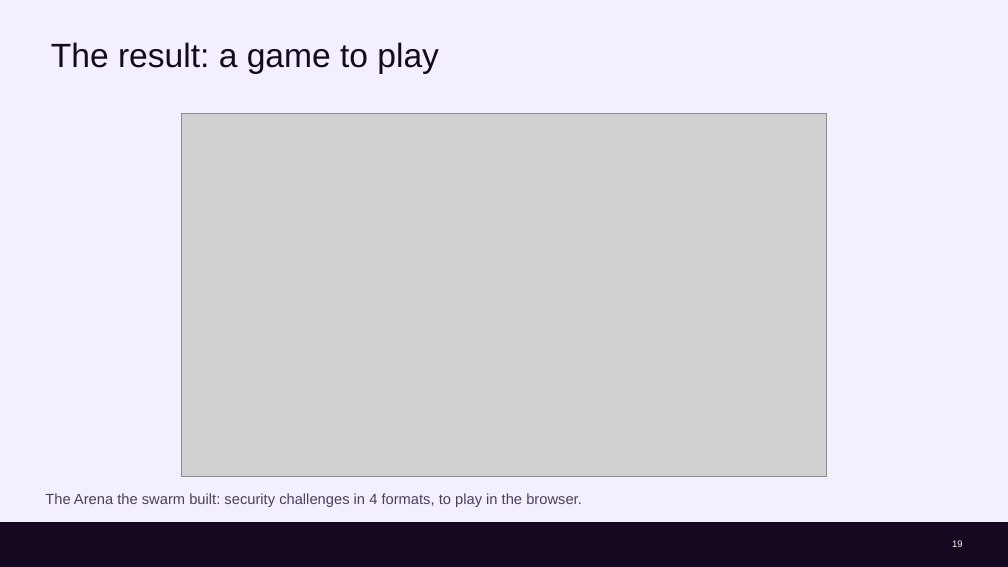
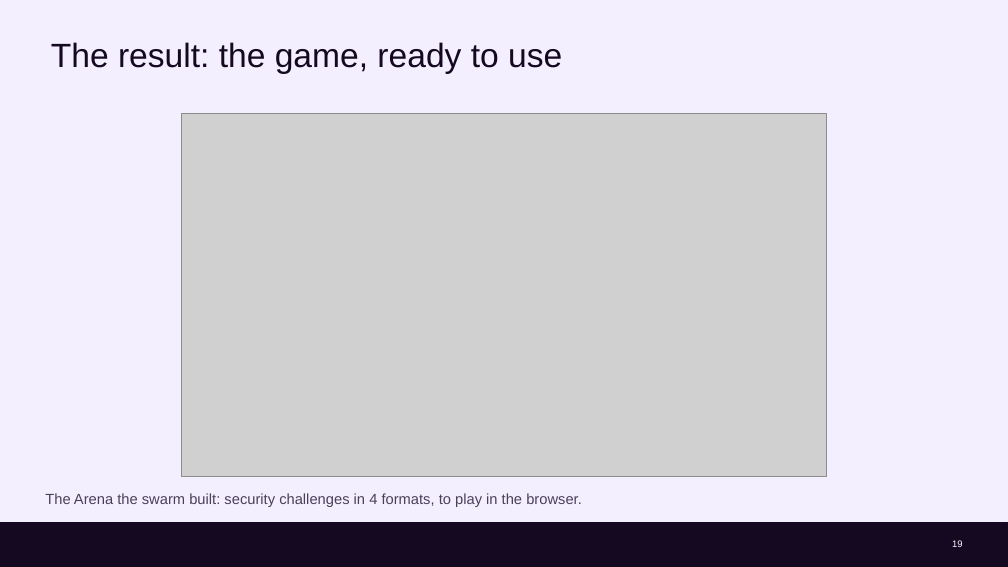
Before and after one commit to cx-guilherme-pinto/workshop-claude, a slide deck: slide 19 of slides/workshop.en.pptx. Drawn at 1008x567 pixels with LibreOffice and Linux fonts; fonts in the diff are those of the drawing; grey boxes stand for pictures; background and template pictures are left out. Boxes give left, top, right and bottom in pixels: in the first picture for what was removed or moved away, otherwise in the second. Text is boxed around its words. In the diff, an @@ line names an element or a change of style, - is before the commit and + after.

```diff
--- a/slides/workshop.en.pptx
+++ b/slides/workshop.en.pptx
@@ title at bbox=[51, 42, 562, 74]: text changed @@
-The result: a game to play
+The result: the game, ready to use
```
Also in this commit, not shown: 11 other slides changed, 9 other files.
